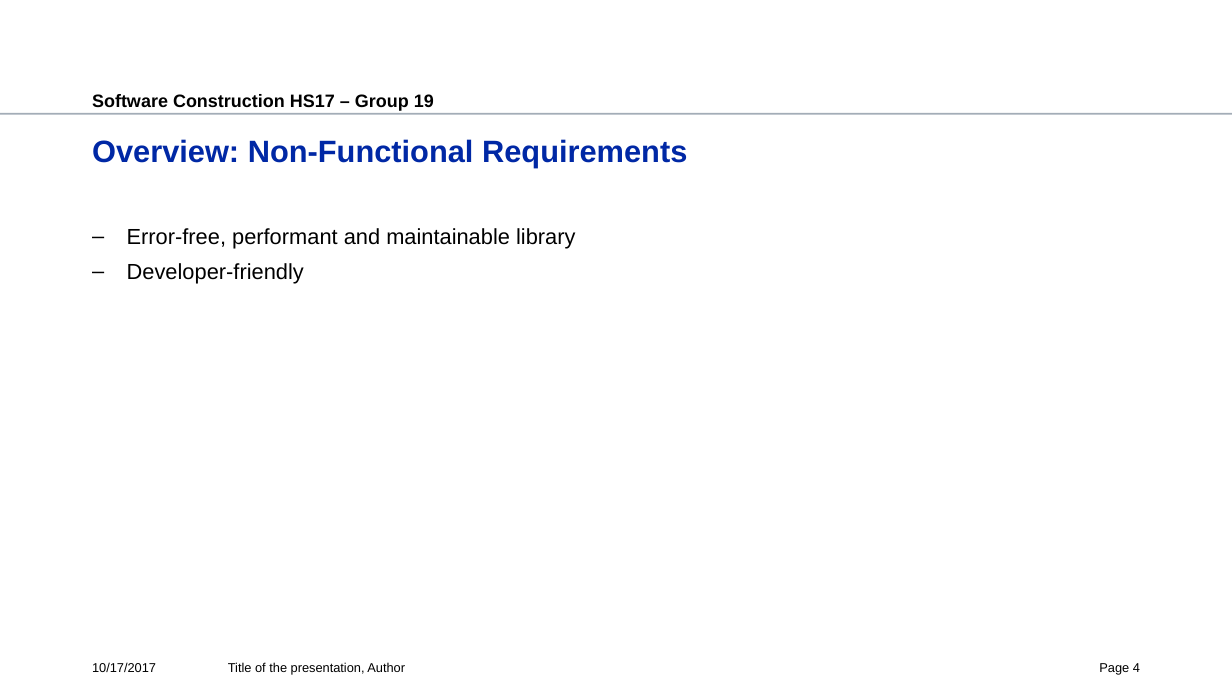
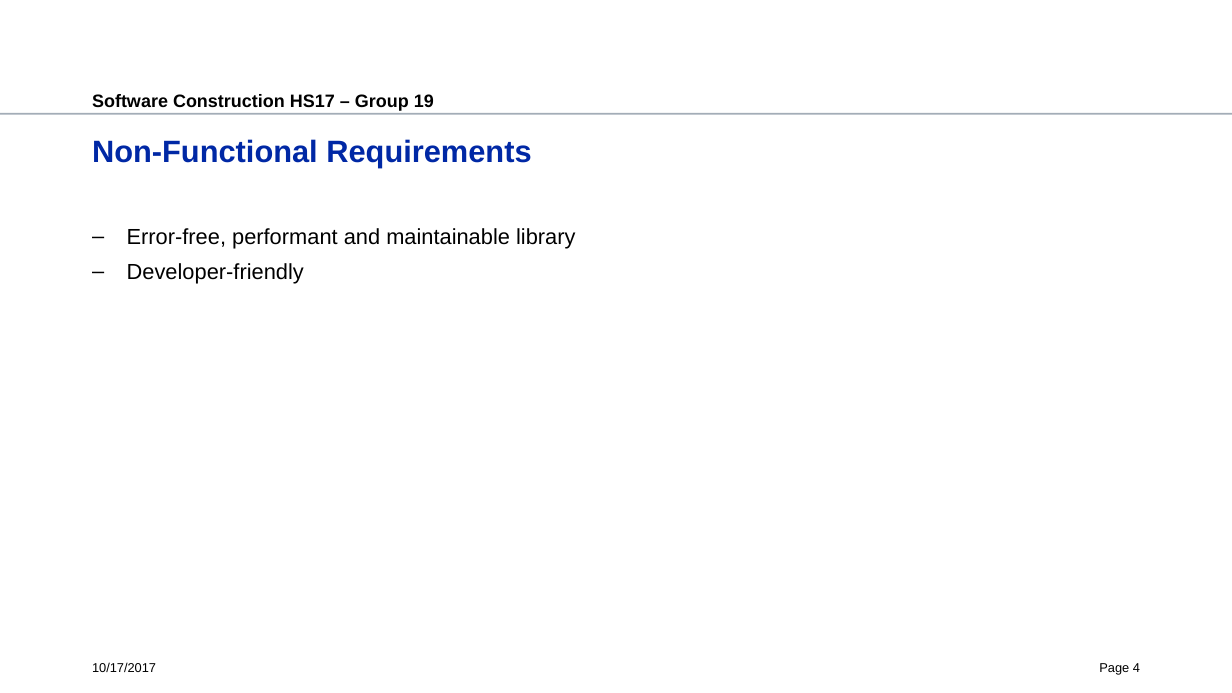
Before and after one commit to eesati/html-library, a slide deck: slide 4 of documents/assignment-1.pptx. Drawn at 1232x693 pixels with LibreOffice and Linux fonts; fonts in the diff are those of the drawing; background and template pictures are left out. Boxes give left, top, right and bottom in pixels: in the first picture for what was removed or moved away, otherwise in the second. Text is boxed around its words. In the diff, an @@ line names an element or a change of style, - is before the commit and + after.

```diff
--- a/documents/assignment-1.pptx
+++ b/documents/assignment-1.pptx
@@ title at <box>92,139,531,168</box>: text changed @@
-Overview: Non-Functional Requirements
+Non-Functional Requirements
@@ text removed at <box>228,662,405,674</box> @@
-Title of the presentation, Author
```
Also in this commit, not shown: 4 other slides changed.
